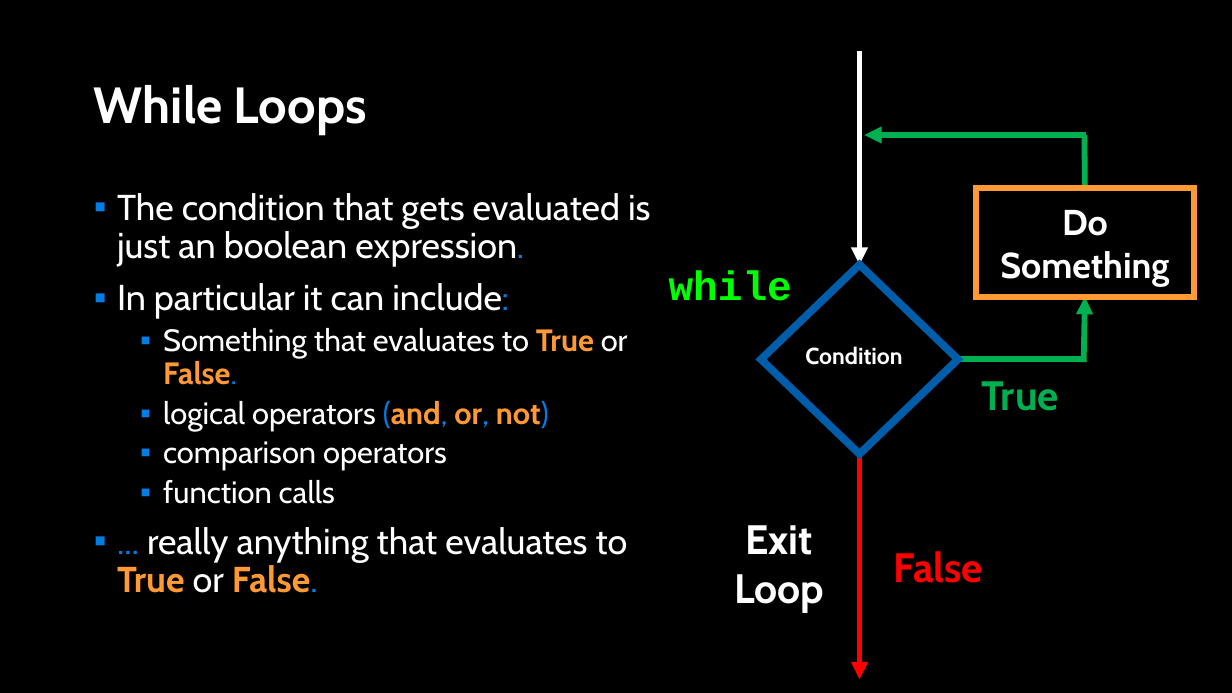
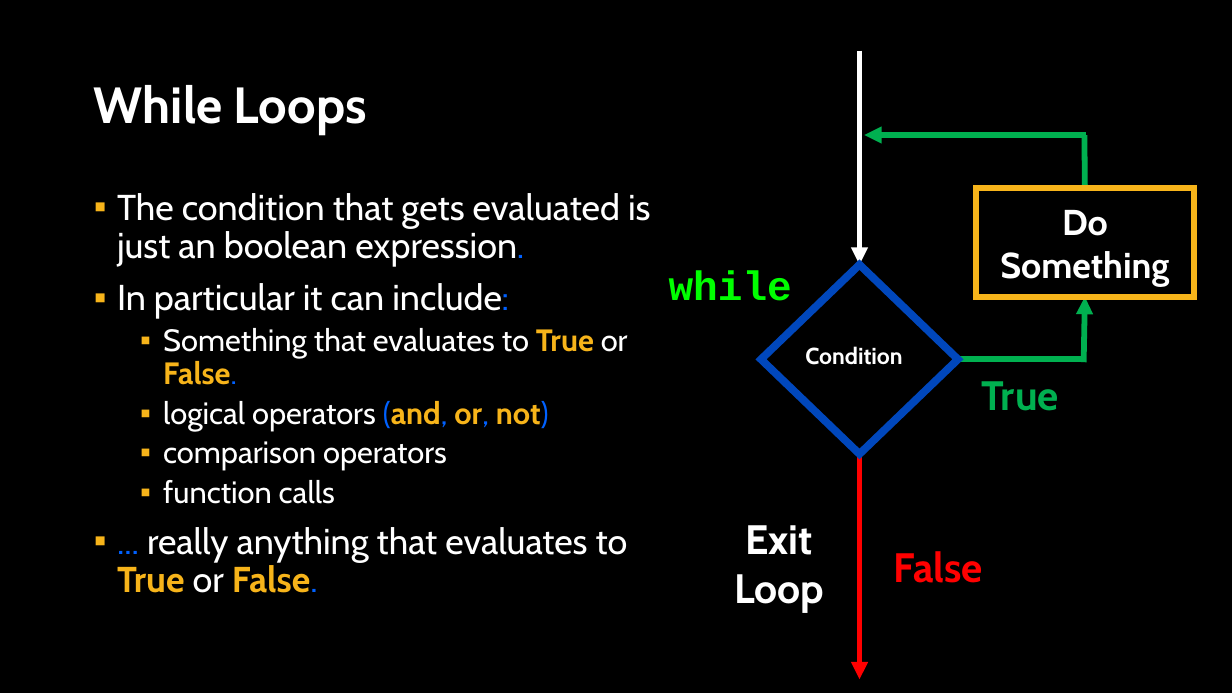
Before and after one commit to APS106/APS106-winter-2024-kinsella-goodfellow, a slide deck: slide 4 of lectures/week4/lecture2/slides/week4_lecture2.pptx. Drawn at 1232x693 pixels with LibreOffice and Linux fonts; fonts in the diff are those of the drawing; background and template pictures are left out. Boxes give left, top, right and bottom in pixels: in the first picture for what was removed or moved away, otherwise in the second. Text is boxed around its words. In the diff, an @@ line names an element or a change of style, - is before the commit and + after.

```diff
--- a/lectures/week4/lecture2/slides/week4_lecture2.pptx
+++ b/lectures/week4/lecture2/slides/week4_lecture2.pptx
@@ text "The condition that gets evaluated ..." at bbox=[117, 193, 650, 593]: text colour #017EE5 to #0061FF in "expression.", "include:", "False.", "(and, or, not)" and 1 more places; text colour #FF9933 to #F7B41A in "True False.", "(and, or, not)", "True False."; bullet colour #007EE5 to #F7B41A @@
@@ rectangle "Do Something" at bbox=[976, 189, 1194, 298]: outline #FF9933 4.5 pt to #F7B41A 4.5 pt @@
@@ diamond at bbox=[762, 264, 958, 454]: outline #015DA9 6 pt to #0048BD 6 pt @@
```
Also in this commit, not shown: 19 other slides changed, 12 other files.
